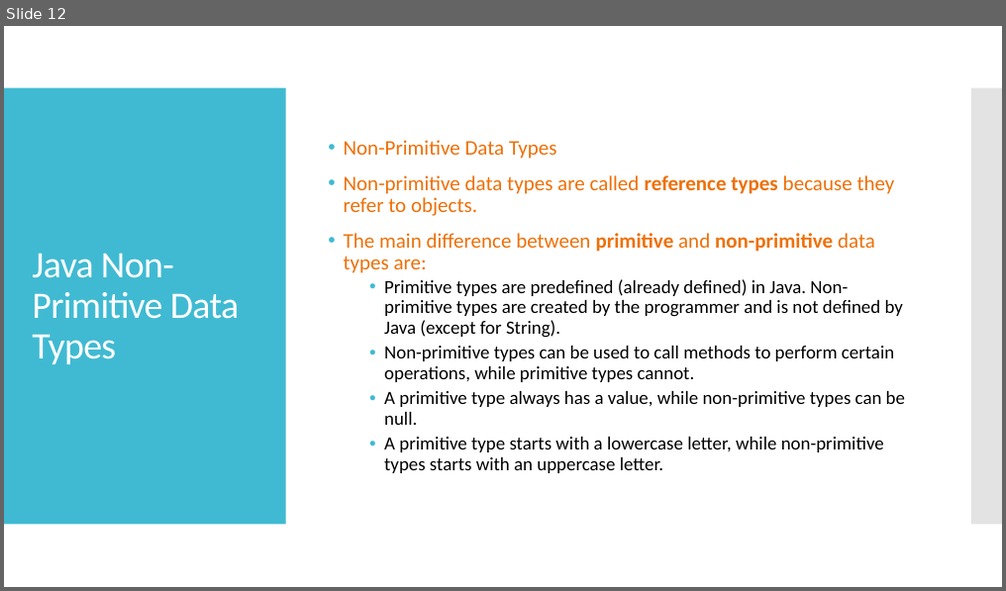
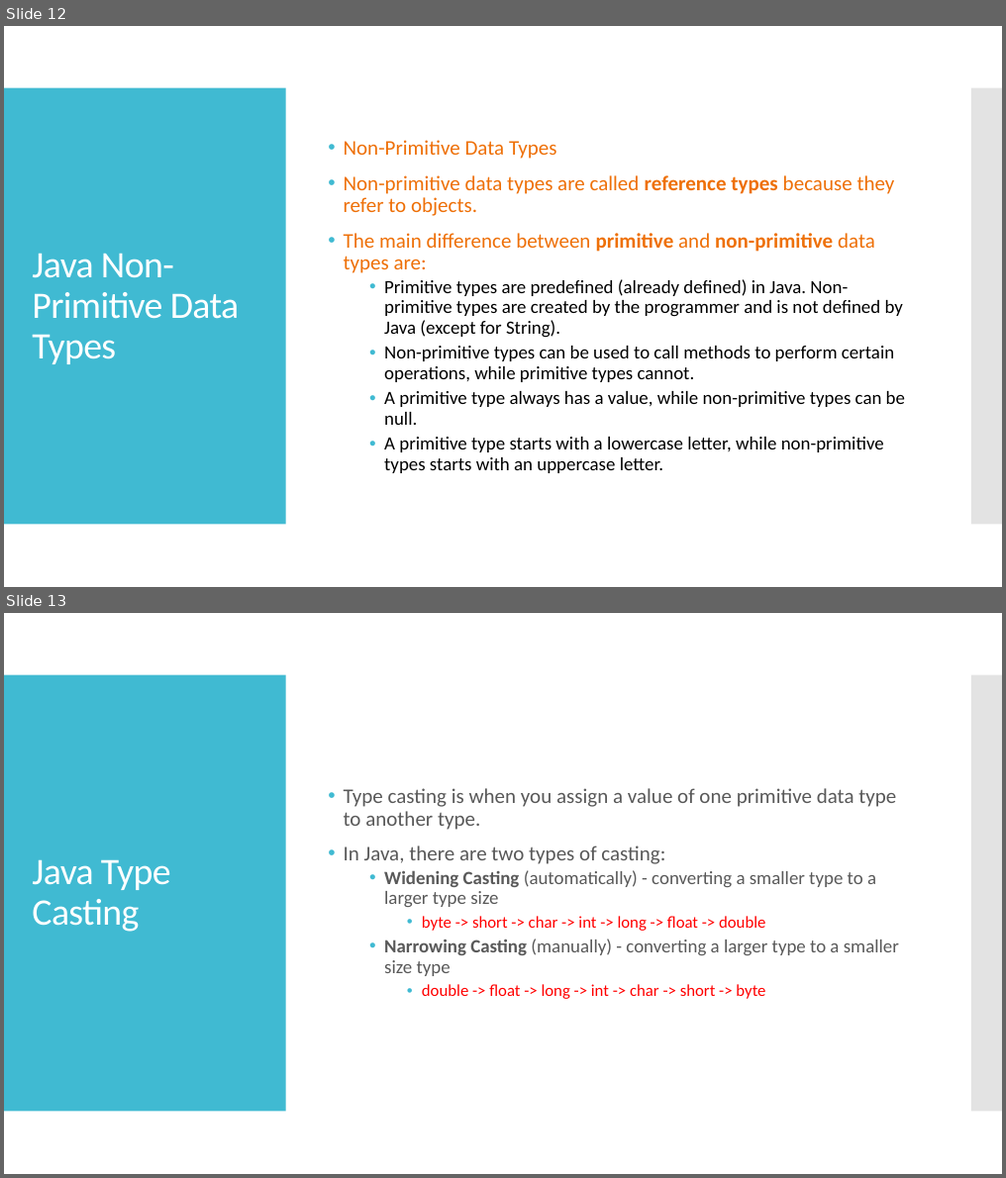
Before and after one commit to huutriGh/mnl_java, a slide deck: Java_day_2.pptx. Shown one above the other, each under a label of ours: slide 12 before the commit, slides 12 and 13 after it. The pictures are 1006x591 and 1006x1178 pixels, drawn with LibreOffice and Linux fonts; fonts in the diff are those of the drawing. Boxes give left, top, right and bottom in pixels: in the first picture for what was removed or moved away, otherwise in the second. Text is boxed around its words. In the diff, an @@ line names an element or a change of style, - is before the commit and + after.

Commit message:
update java_day2

```diff
--- a/Java_day_2.pptx
+++ b/Java_day_2.pptx
@@ slide 13 added at (4,613,1002,1174), background #FFFFFF; not listed: 2 template elements that a slide beside it also shows @@
@@ text added at (344,788,899,999), 18 pt, text #595959 @@
+• Type casting is when you assign a value of one primitive data type to another type.
+• In Java, there are two types of casting:
+  • Widening Casting (automatically) - converting a smaller type to a larger type size
+    • byte -> short -> char -> int -> long -> float -> double
+  • Narrowing Casting (manually) - converting a larger type to a smaller size type
+    • double -> float -> long -> int -> char -> short -> byte
@@ title added at (32,860,171,932), 36 pt, text #FFFFFF @@
+Java Type Casting
```
Also in this commit, not shown: 7 other slides added.
